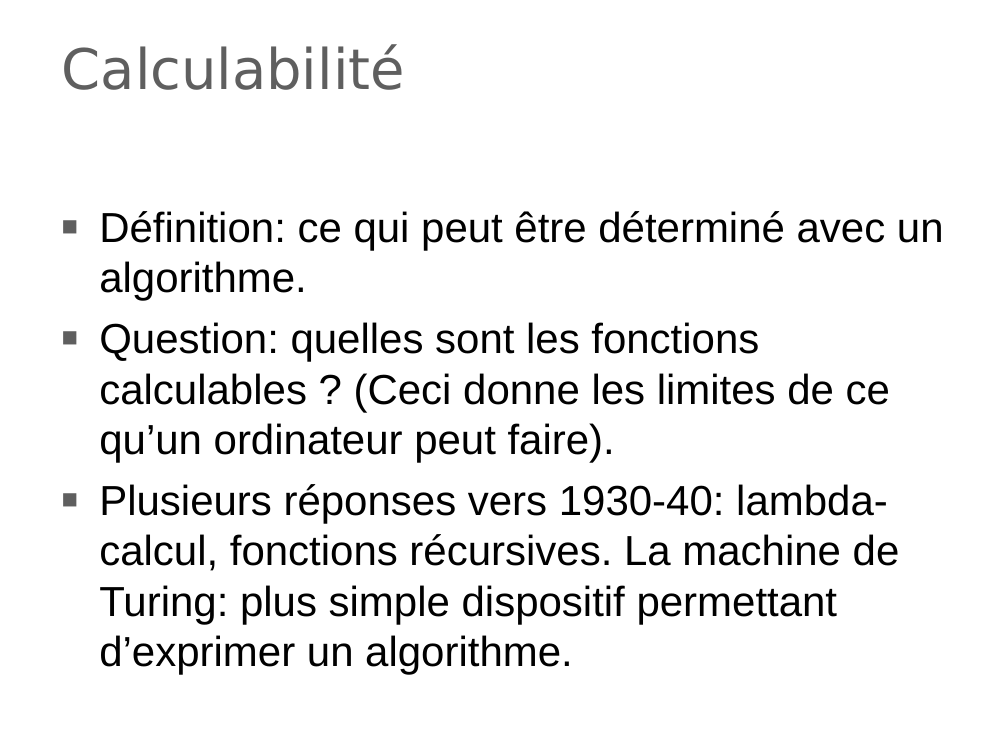
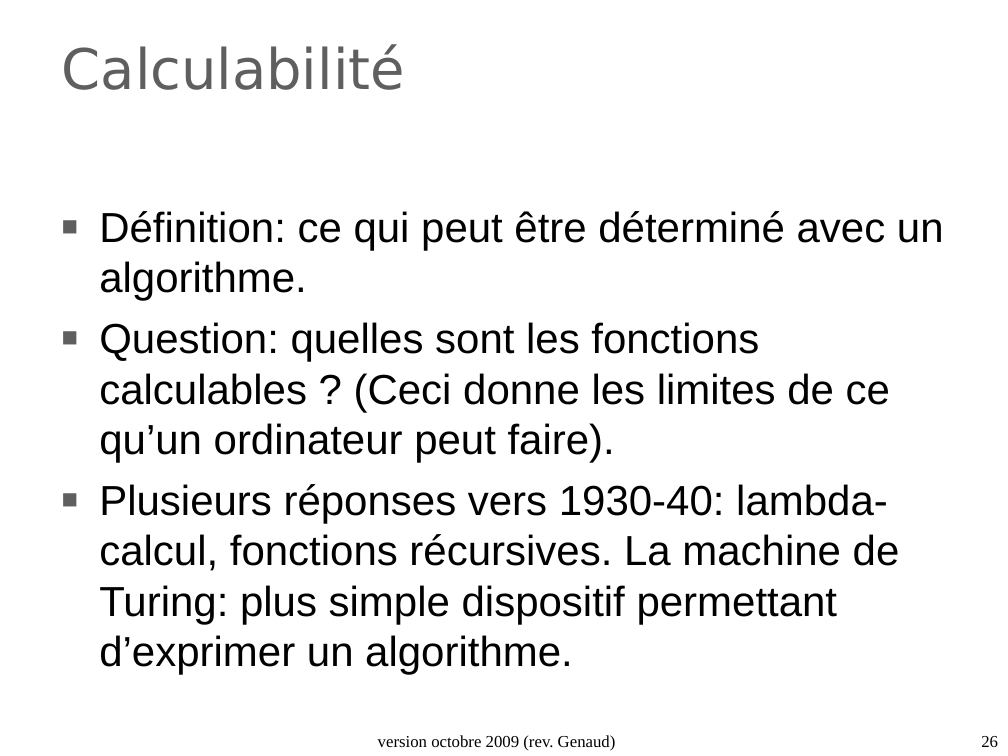
Before and after one commit to duanegris/texts, a slide deck: slide 26 of isi1/slides/2_architecture_machine.ppt (slide 25 before the commit). Drawn at 1008x756 pixels with LibreOffice and Linux fonts; fonts in the diff are those of the drawing; background and template pictures are left out. Boxes give left, top, right and bottom in pixels: in the first picture for what was removed or moved away, otherwise in the second. Text is boxed around its words. In the diff, an @@ line names an element or a change of style, - is before the commit and + after.

```diff
--- a/isi1/slides/2_architecture_machine.ppt
+++ b/isi1/slides/2_architecture_machine.ppt
@@ text added at <box>378,735,616,751</box>, 12 pt, text #000000 @@
+version octobre 2009 (rev. Genaud)
@@ page number added at <box>981,736,998,747</box>, 12 pt, text #000000 @@
+26
```
Also in this commit, not shown: 37 other slides changed, 1 slide added, 1 slide removed, 2 other files.
